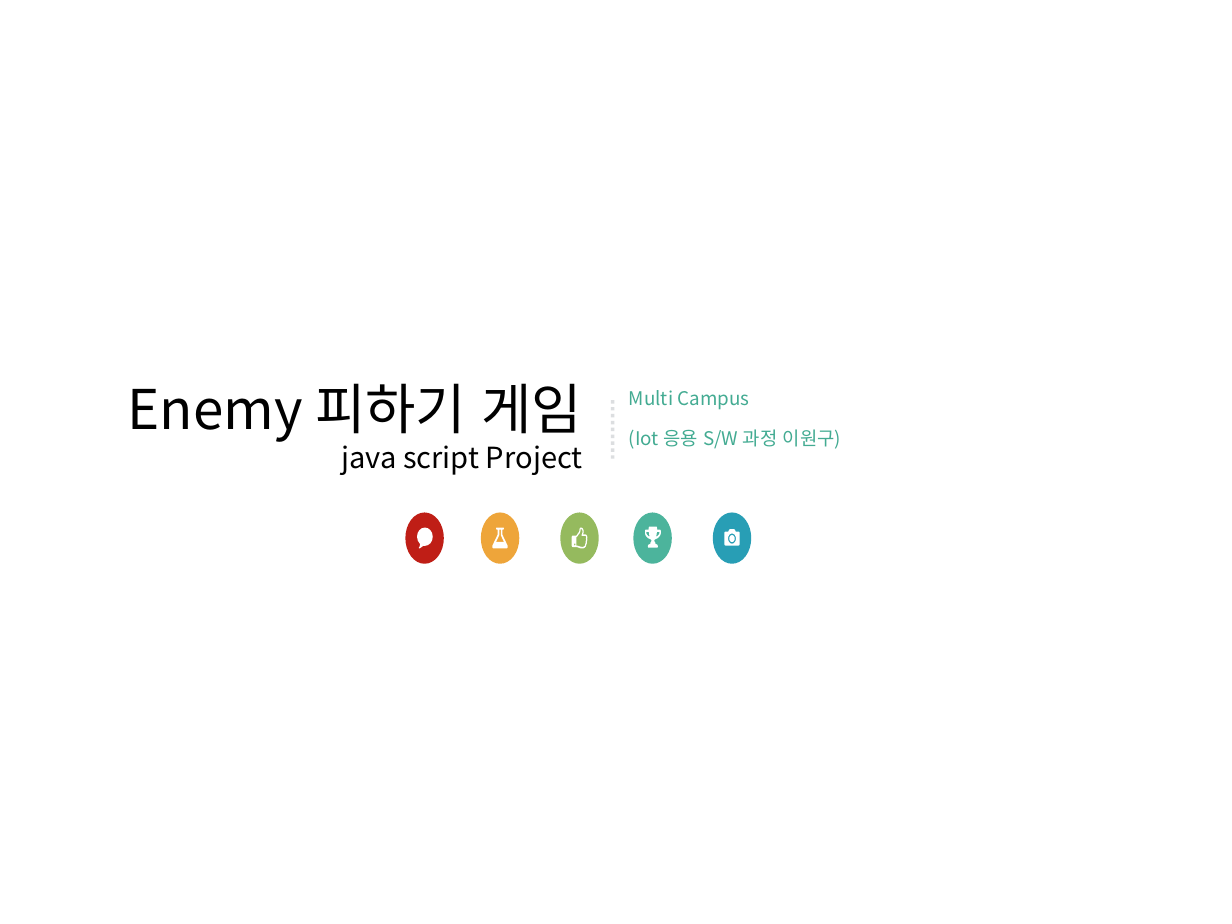
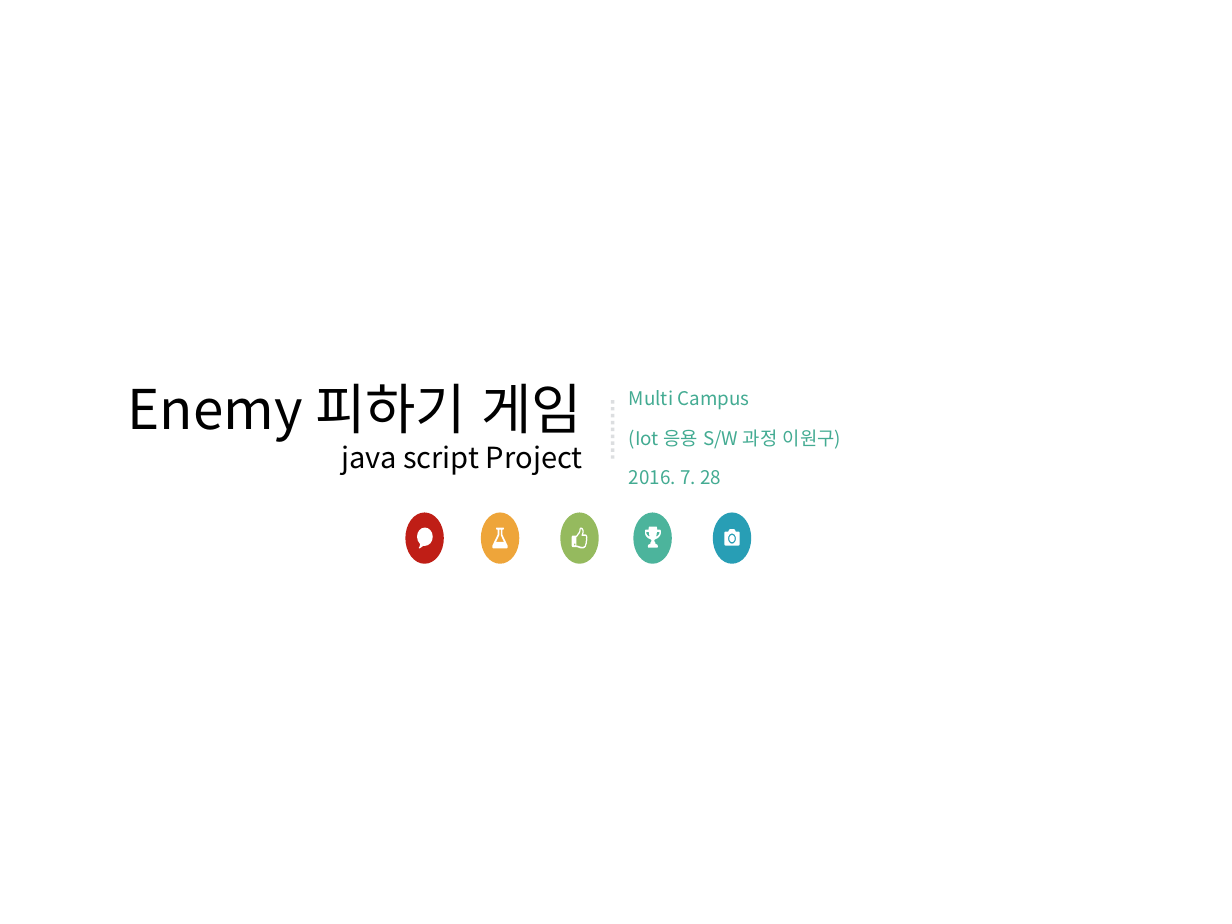
Before and after one commit to zenxen1/html_works, a slide deck: slide 1 of node_project01/프로젝트 1 (javascript).pptx. Drawn at 1232x924 pixels with LibreOffice and Linux fonts; fonts in the diff are those of the drawing. Boxes give left, top, right and bottom in pixels: in the first picture for what was removed or moved away, otherwise in the second. Text is boxed around its words. In the diff, an @@ line names an element or a change of style, - is before the commit and + after.

```diff
--- a/node_project01/프로젝트 1 (javascript).pptx
+++ b/node_project01/프로젝트 1 (javascript).pptx
@@ text in free at [629, 470, 721, 484]: paragraph added @@
+2016. 7. 28
```
Also in this commit, not shown: 5 other slides changed, 1 slide added, 42 other files.
